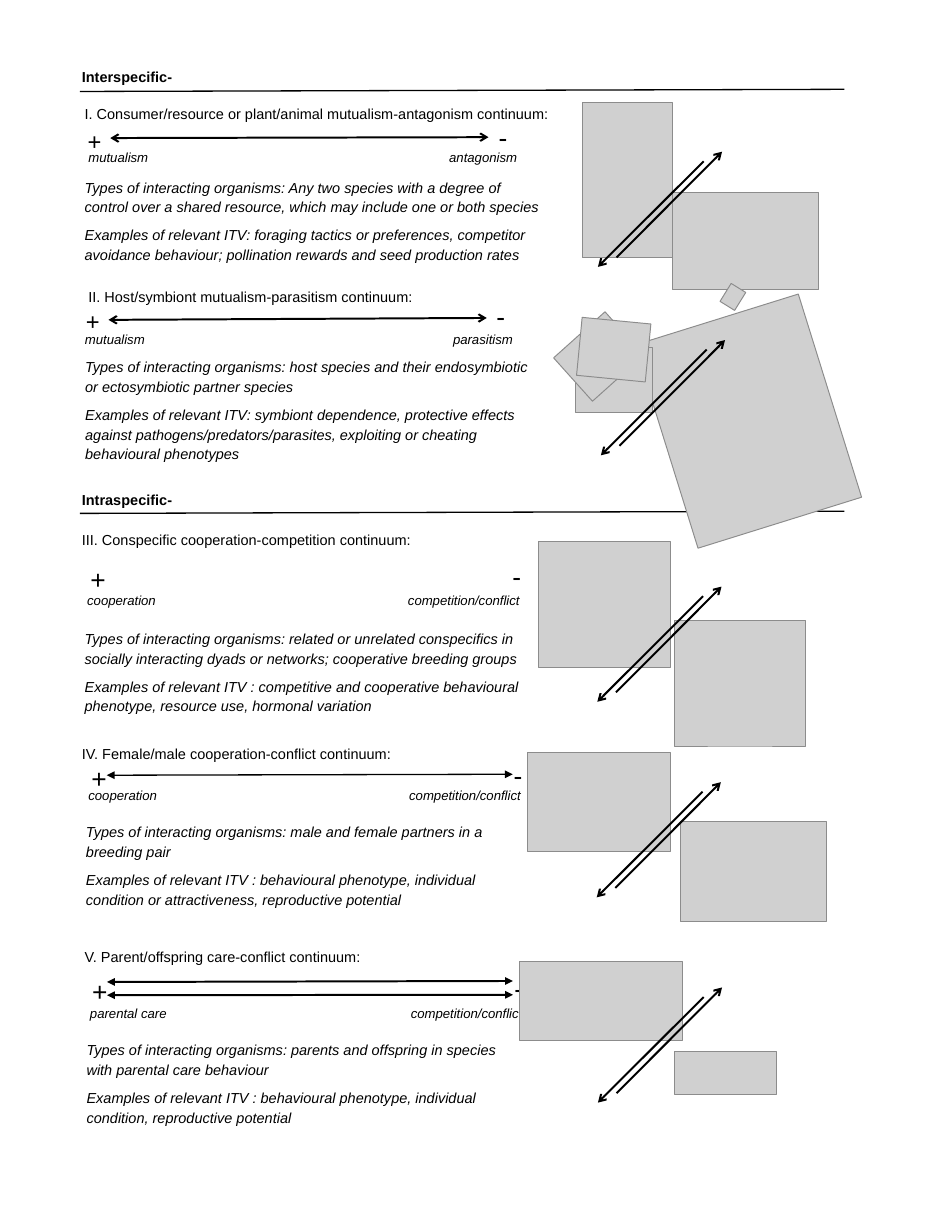
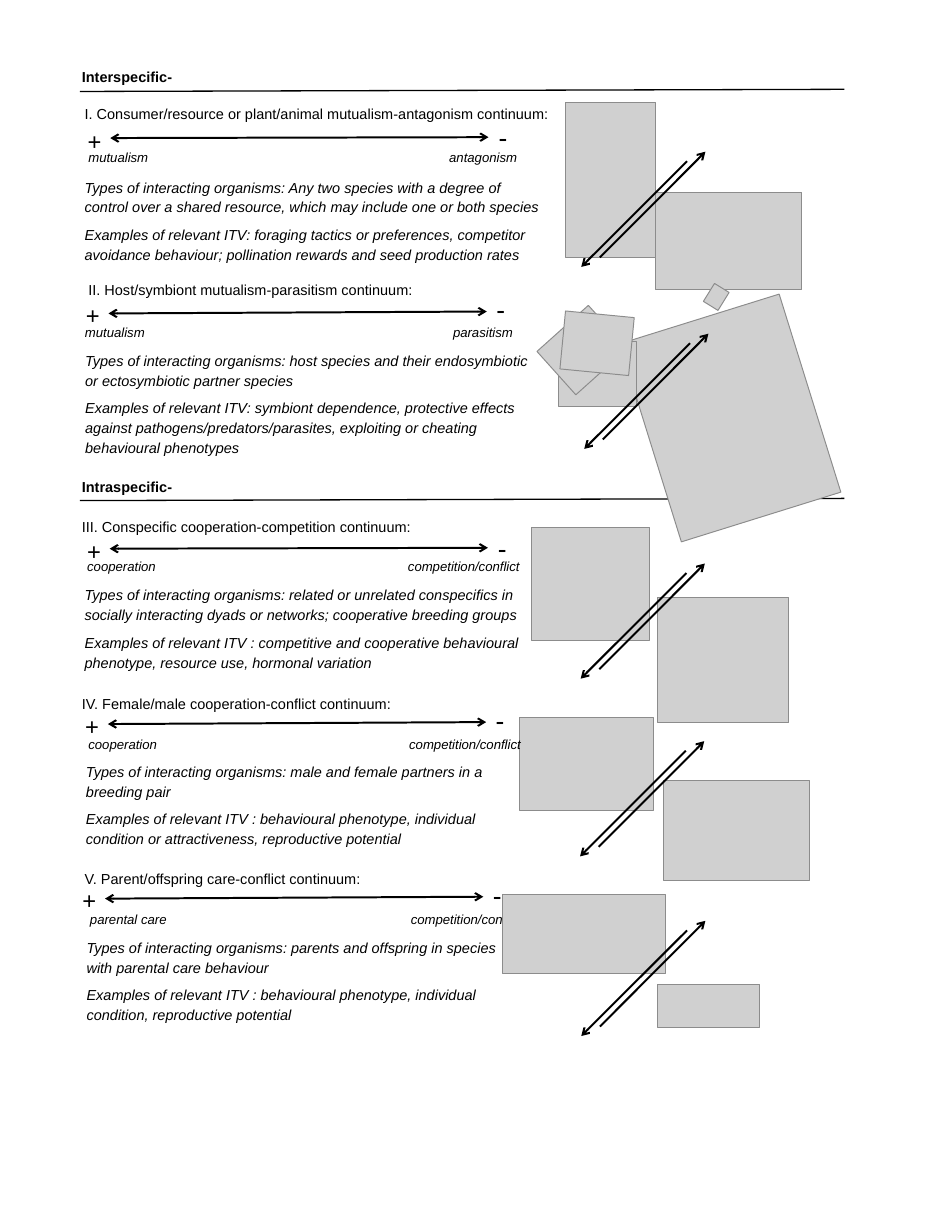
Before and after one commit to NPMoran/synthesis-review_mutualistism-antagonism, a slide deck: slide 1 of Visualisations/Fig_Continua.pptx. Drawn at 948x1232 pixels with LibreOffice and Linux fonts; fonts in the diff are those of the drawing; grey boxes stand for pictures; background and template pictures are left out. Boxes give left, top, right and bottom in pixels: in the first picture for what was removed or moved away, otherwise in the second. Text is boxed around its words. In the diff, an @@ line names an element or a change of style, - is before the commit and + after.

```diff
--- a/Visualisations/Fig_Continua.pptx
+++ b/Visualisations/Fig_Continua.pptx
@@ 3 pictures, 2 arrows: place and size @@
-3 pictures, 2 arrows at box(582, 102, 818, 310)
+3 pictures, 2 arrows at box(566, 102, 802, 310)
@@ 4 texts, 1 double arrow: place and size @@
-4 texts, 1 double arrow at box(77, 291, 528, 462)
+4 texts, 1 double arrow at box(77, 284, 528, 456)
@@ picture: place and size @@
-picture at box(634, 295, 861, 548)
+picture at box(620, 294, 841, 542)
@@ 3 pictures, 2 arrows: place and size @@
-3 pictures, 2 arrows at box(554, 312, 725, 455)
+3 pictures, 2 arrows at box(537, 306, 708, 448)
@@ 3 texts, 1 line: place and size @@
-3 texts, 1 line at box(80, 334, 845, 548)
+3 texts, 1 line at box(80, 327, 845, 535)
@@ text "+": place and size @@
-text "+" at box(81, 555, 114, 597)
+text "+" at box(78, 528, 110, 571)
@@ text "-": place and size @@
-text "-" at box(503, 551, 537, 593)
+text "-" at box(488, 522, 521, 565)
@@ picture: place and size @@
-picture at box(538, 541, 670, 666)
+picture at box(532, 527, 650, 640)
@@ text "cooperation competition/conflict": place and size @@
-text "cooperation competition/conflict" at box(87, 595, 520, 608)
+text "cooperation competition/conflict" at box(87, 561, 520, 574)
@@ double arrow moved from (107, 994) - (513, 994) to (488, 548) - (110, 549) @@
@@ double arrow (488, 548) - (110, 549): arrowheads changed @@
@@ text "Types of interacting organisms: related ...": place and size @@
-text "Types of interacting organisms: related ..." at box(85, 633, 518, 714)
+text "Types of interacting organisms: related ..." at box(85, 589, 518, 671)
@@ 2 arrows, 1 picture: place and size @@
-2 arrows, 1 picture at box(597, 587, 806, 745)
+2 arrows, 1 picture at box(581, 563, 790, 722)
@@ text "IV. Female/male cooperation-conflict continuum:": place and size @@
-text "IV. Female/male cooperation-conflict continuum:" at box(82, 748, 391, 762)
+text "IV. Female/male cooperation-conflict continuum:" at box(82, 698, 391, 712)
@@ text "+": place and size @@
-text "+" at box(82, 753, 116, 795)
+text "+" at box(76, 702, 108, 745)
@@ text "-": place and size @@
-text "-" at box(504, 750, 538, 793)
+text "-" at box(486, 695, 520, 738)
@@ picture: place and size @@
-picture at box(528, 753, 671, 851)
+picture at box(520, 718, 653, 810)
@@ text "cooperation competition/conflict": place and size @@
-text "cooperation competition/conflict" at box(88, 790, 521, 803)
+text "cooperation competition/conflict" at box(88, 739, 521, 753)
@@ double arrow moved from (107, 775) - (513, 774) to (486, 721) - (108, 724) @@
@@ double arrow (486, 721) - (108, 724): stroke #000000 1 pt to #000000 1.5 pt; arrowheads changed @@
@@ text "Types of interacting organisms: male ...": place and size @@
-text "Types of interacting organisms: male ..." at box(86, 826, 482, 908)
+text "Types of interacting organisms: male ..." at box(86, 766, 482, 847)
@@ 2 arrows, 1 picture: place and size @@
-2 arrows, 1 picture at box(596, 782, 827, 921)
+2 arrows, 1 picture at box(580, 741, 810, 881)
@@ text "V. Parent/offspring care-conflict continuum:": place and size @@
-text "V. Parent/offspring care-conflict continuum:" at box(85, 951, 360, 965)
+text "V. Parent/offspring care-conflict continuum:" at box(85, 873, 360, 887)
@@ text "-": place and size @@
-text "-" at box(505, 962, 538, 1005)
+text "-" at box(483, 869, 517, 912)
@@ size 20 to 18 pt in 3 elements at box(78, 528, 110, 571), box(76, 702, 108, 745), box(73, 877, 105, 920) @@
@@ text "+": place and size @@
-text "+" at box(82, 966, 116, 1009)
+text "+" at box(73, 877, 105, 920)
@@ double arrow moved from (107, 981) - (513, 980) to (483, 897) - (105, 899) @@
@@ double arrow (483, 897) - (105, 899): arrowheads changed @@
@@ text "parental care competition/conflict": place and size @@
-text "parental care competition/conflict" at box(90, 1008, 523, 1022)
+text "parental care competition/conflict" at box(90, 913, 523, 927)
@@ text "Types of interacting organisms: parents ...": place and size @@
-text "Types of interacting organisms: parents ..." at box(87, 1044, 496, 1126)
+text "Types of interacting organisms: parents ..." at box(87, 942, 496, 1023)
@@ 2 pictures, 2 arrows: place and size @@
-2 pictures, 2 arrows at box(519, 960, 776, 1103)
+2 pictures, 2 arrows at box(502, 894, 760, 1035)
```
Also in this commit, not shown: 4 other files.
